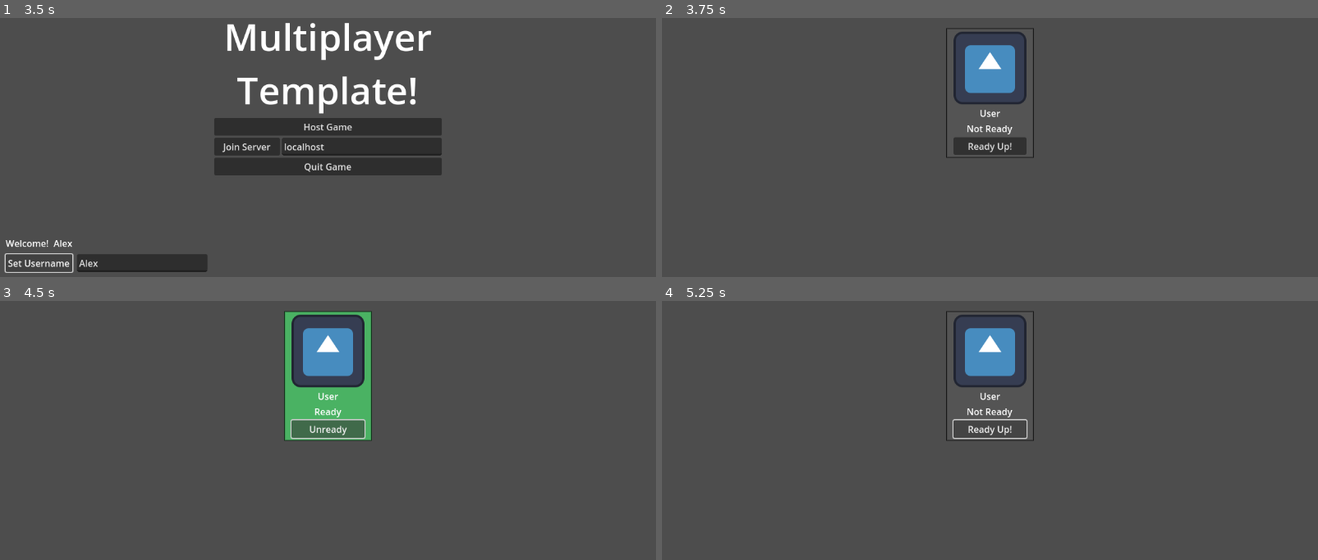
Above: before the commit, frames 1-4 (two rows, left to right).
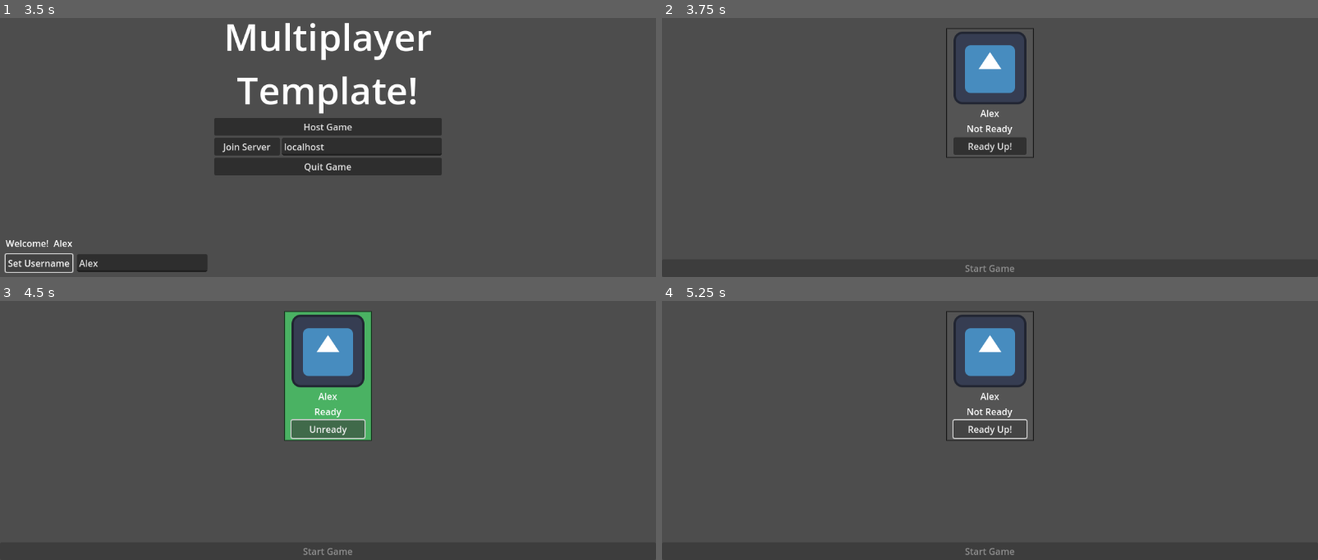
Above: after the commit, the same moments.

Repository: RichardGubijev/godot-multiplayer-template
Game: Godot game, scene res://multiplayer_files/game_scene/game.tscn
Two runs of this game, one before a commit and one after it. Both use one fixed random seed, a clock stepped at 60 frames per second and the inputs below. The engine's default icon, where the game draws it, is replaced by a stand-in: a white triangle on a blue panel in a dark square.
Inputs (mouse positions are in pixels of both pictures, inside the frame that each line leads up to):
- Up to frame 1 (3.5 s): click (144, 264) at 0.52 s; type "Alex" at 0.6 s; click "Set Username" at 1.25 s; click "Set Username" at 2 s; click "Set Username" at 2.75 s
- Up to frame 2 (3.75 s): click "Host Game" at 3.5 s
- Up to frame 3 (4.5 s): click "Ready Up!" at 4.25 s
- Up to frame 4 (5.25 s): click "Unready" at 5 s

Frame 1 is identical in both runs. In frame 2, 0.1% of the frame differs, in the area x 46-54%, y 35-99%; in frame 3, 0.1%; in frame 4, 0.1%.

Commit message:
Lobby done

Diff:
--- a/multiplayer_files/game_scene/game.tscn
+++ b/multiplayer_files/game_scene/game.tscn
@@ -3,7 +3,7 @@
 [ext_resource type="Script" path="res://multiplayer_files/game_scene/game.gd" id="1_782jj"]
 [ext_resource type="PackedScene" uid="uid://b34ex2ejd4aa7" path="res://multiplayer_files/main_menu_scene/main_menu.tscn" id="2_y7hyw"]
 
-[node name="game" type="Node"]
+[node name="game" type="Node" groups=["game"]]
 script = ExtResource("1_782jj")
 
 [node name="main_menu" parent="." instance=ExtResource("2_y7hyw")]
--- a/multiplayer_files/lobby_scene/lobby_scene.gd
+++ b/multiplayer_files/lobby_scene/lobby_scene.gd
@@ -1,5 +1,6 @@
 extends Control
 
+@onready var start_game_button: Button = $start_game_button
 @onready var hbox_container: HBoxContainer = $HBoxContainer
 var player_card_scene: PackedScene = preload("res://multiplayer_files/player_card_scene/player_card.tscn")
 
@@ -10,8 +11,22 @@
 		connected_players.append(1)
 		for p in connected_players:
 			add_player(p)
+		start_game_button.show()
 
 func add_player(id: int):
 	var player = player_card_scene.instantiate()
 	player.name = str(id)
 	hbox_container.add_child(player)
+
+func _process(_delta: float) -> void:
+	var all_ready: bool = true
+	var players = hbox_container.get_children()
+	for p in players:
+		if not p.ready_status:
+			all_ready = false
+	if all_ready and len(players) >= 2:
+		start_game_button.disabled = false
+
+func _on_start_game_button_pressed() -> void:
+	queue_free()
+	# Insert loading a new scene here
--- a/multiplayer_files/lobby_scene/lobby_scene.tscn
+++ b/multiplayer_files/lobby_scene/lobby_scene.tscn
@@ -25,3 +25,18 @@
 [node name="MultiplayerSpawner" type="MultiplayerSpawner" parent="."]
 _spawnable_scenes = PackedStringArray("res://multiplayer_files/player_card_scene/player_card.tscn")
 spawn_path = NodePath("../HBoxContainer")
+
+[node name="start_game_button" type="Button" parent="."]
+visible = false
+layout_mode = 1
+anchors_preset = 12
+anchor_top = 1.0
+anchor_right = 1.0
+anchor_bottom = 1.0
+offset_top = -8.0
+grow_horizontal = 2
+grow_vertical = 0
+disabled = true
+text = "Start Game"
+
+[connection signal="pressed" from="start_game_button" to="." method="_on_start_game_button_pressed"]
--- a/multiplayer_files/player_card_scene/player_card.gd
+++ b/multiplayer_files/player_card_scene/player_card.gd
@@ -1,5 +1,6 @@
 extends Node
 
+@onready var game: Node
 @onready var panel: Panel = $player_card
 @onready var texture_rect: TextureRect = $player_card/VBoxContainer/TextureRect
 @onready var name_label: Label = $player_card/VBoxContainer/name_label
@@ -20,6 +21,9 @@
 func _ready():
 	if is_multiplayer_authority():
 		ready_button.disabled = false
+		ready_button.show()
+		game = get_tree().get_first_node_in_group("game")
+		name_label.text = game.username
 	update_status()
 
 func _on_ready_button_pressed() -> void:
--- a/multiplayer_files/player_card_scene/player_card.tscn
+++ b/multiplayer_files/player_card_scene/player_card.tscn
@@ -8,6 +8,9 @@
 properties/0/path = NodePath(".:ready_status")
 properties/0/spawn = true
 properties/0/replication_mode = 1
+properties/1/path = NodePath("player_card/VBoxContainer/name_label:text")
+properties/1/spawn = true
+properties/1/replication_mode = 1
 
 [node name="Control" type="Control"]
 layout_mode = 3
@@ -63,6 +66,7 @@
 justification_flags = 162
 
 [node name="ready_button" type="Button" parent="player_card/VBoxContainer"]
+visible = false
 layout_mode = 2
 disabled = true
 text = "Ready Up!"
--- a/project.godot
+++ b/project.godot
@@ -25,6 +25,10 @@
 "res://multiplayer_files/": "orange"
 }
 
+[global_group]
+
+game=""
+
 [rendering]
 
 renderer/rendering_method="mobile"
